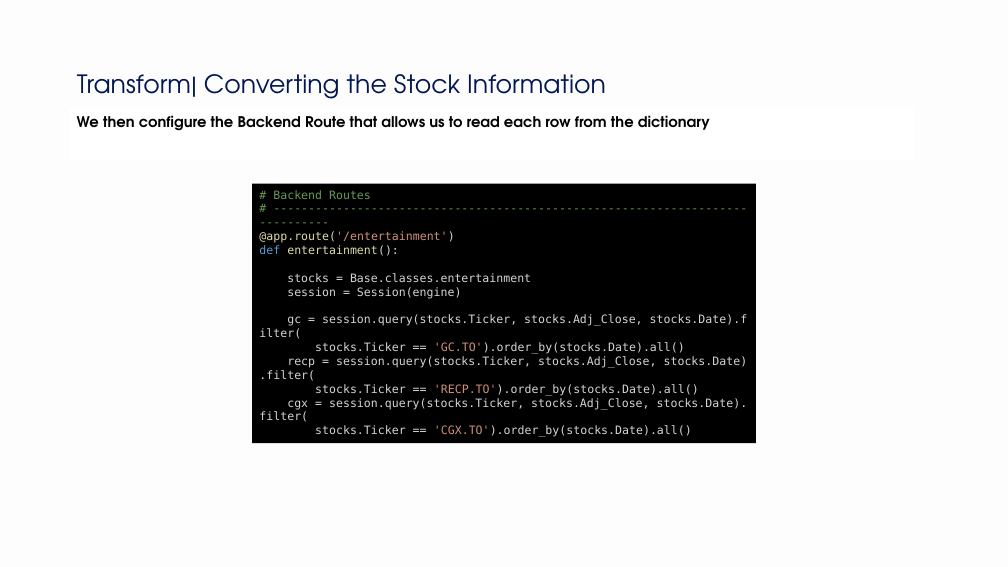
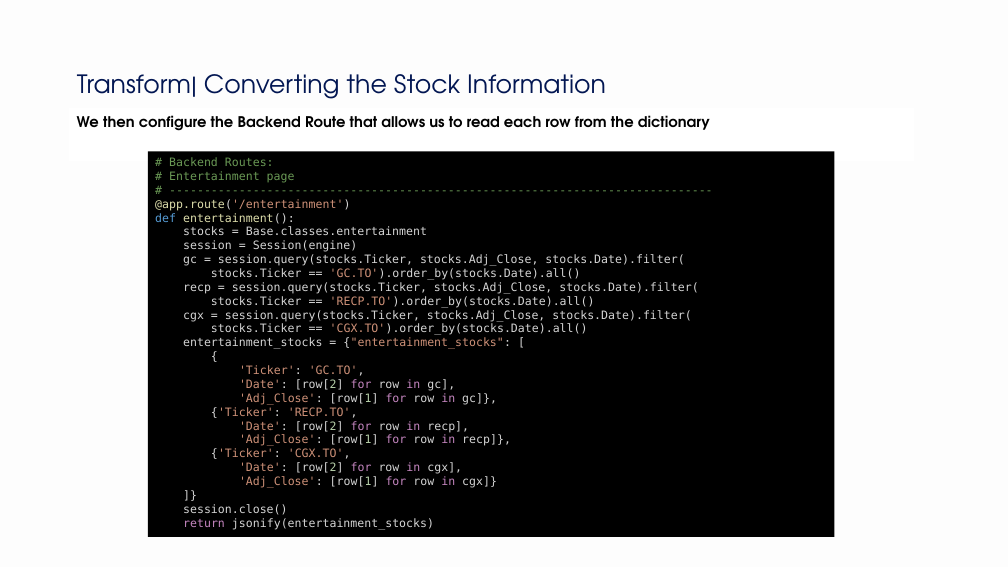
Before and after one commit to NikitaCase/stocks-vs-covid, a slide deck: slide 9 of stocksvscovid/Project 3.pptx (slide 10 before the commit). Drawn at 1008x567 pixels with LibreOffice and Linux fonts; fonts in the diff are those of the drawing. Boxes give left, top, right and bottom in pixels: in the first picture for what was removed or moved away, otherwise in the second. Text is boxed around its words. In the diff, an @@ line names an element or a change of style, - is before the commit and + after.

```diff
--- a/stocksvscovid/Project 3.pptx
+++ b/stocksvscovid/Project 3.pptx
@@ rectangle "# Backend Routes:": place and size @@
-rectangle "# Backend Routes:" at [252,184,756,443]
+rectangle "# Backend Routes:" at [148,151,835,537]
@@ text in rectangle at [169,157,295,183]: text changed @@
-# Backend Routes
+# Backend Routes:
+# Entertainment page
@@ text in rectangle at [155,213,684,266]: text changed @@
-def entertainment():
-stocks = Base.classes.entertainment
-session = Session(engine)
-gc = session.query(stocks.Ticker, stocks.Adj_Close, stocks.Date).filter(
+def entertainment():
+stocks = Base.classes.entertainment
+session = Session(engine)
+gc = session.query(stocks.Ticker, stocks.Adj_Close, stocks.Date).filter(
@@ text in rectangle at [183,323,588,529]: text changed @@
-stocks.Ticker == 'CGX.TO').order_by(stocks.Date).all()
+stocks.Ticker == 'CGX.TO').order_by(stocks.Date).all()
+entertainment_stocks = {"entertainment_stocks": [
+{
+'Ticker': 'GC.TO',
+'Date': [row[2] for row in gc],
+'Adj_Close': [row[1] for row in gc]},
+{'Ticker': 'RECP.TO',
+'Date': [row[2] for row in recp],
+'Adj_Close': [row[1] for row in recp]},
+{'Ticker': 'CGX.TO',
+'Date': [row[2] for row in cgx],
+'Adj_Close': [row[1] for row in cgx]}
+]}
+session.close()
+return jsonify(entertainment_stocks)
```
Also in this commit, not shown: 7 other slides changed, 3 slides added, 4 slides removed.
